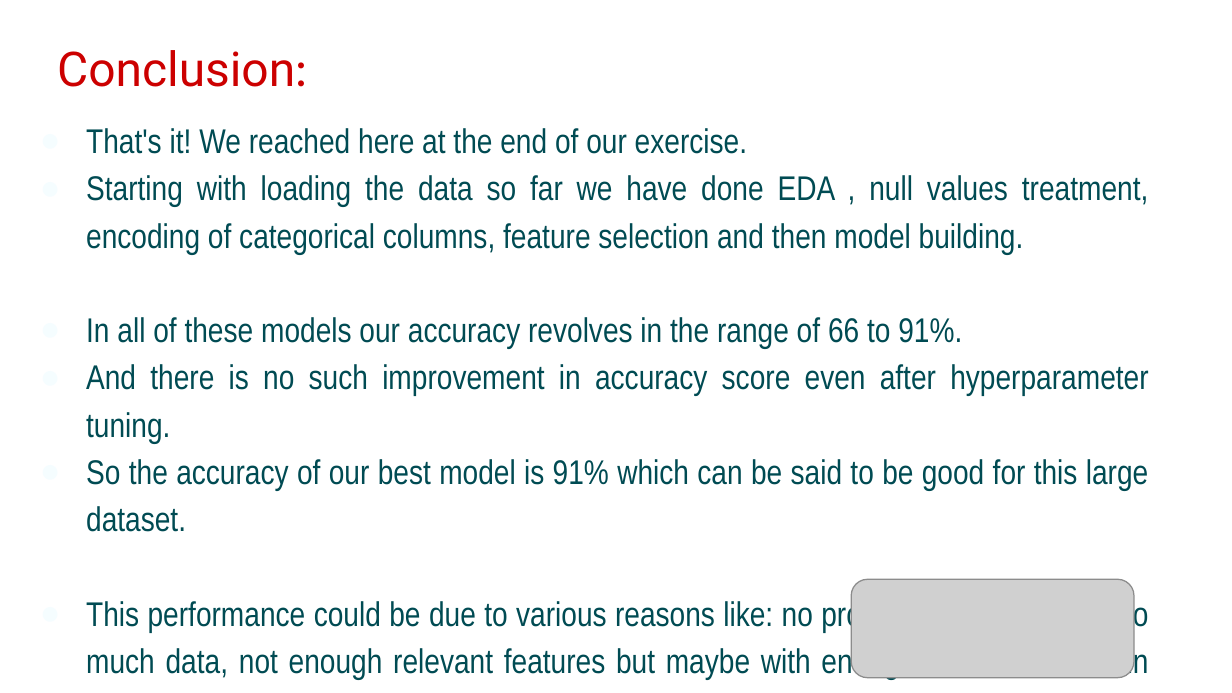
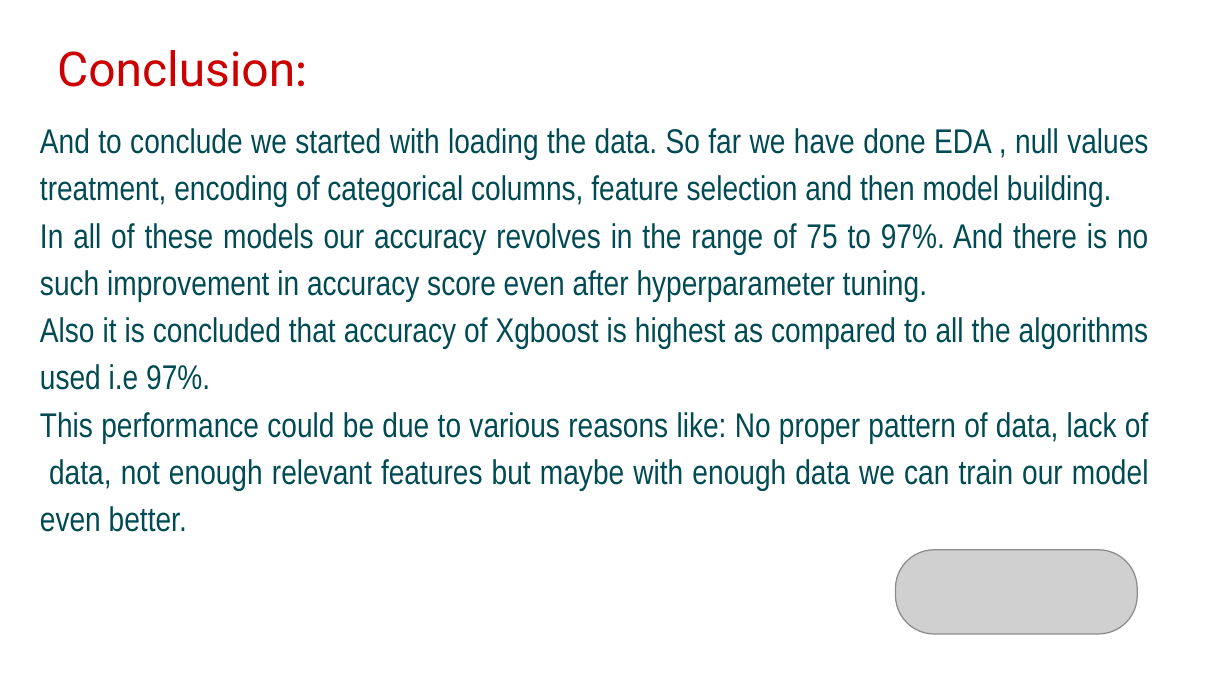
Before and after one commit to ameenattar92/Cardiovascular-Risk-Prediction, a slide deck: slide 30 of CapstoneProject_Cardiovascular RP.pptx. Drawn at 1232x693 pixels with LibreOffice and Linux fonts; fonts in the diff are those of the drawing; grey boxes stand for pictures; background and template pictures are left out. Boxes give left, top, right and bottom in pixels: in the first picture for what was removed or moved away, otherwise in the second. Text is boxed around its words. In the diff, an @@ line names an element or a change of style, - is before the commit and + after.

```diff
--- a/CapstoneProject_Cardiovascular RP.pptx
+++ b/CapstoneProject_Cardiovascular RP.pptx
@@ text at (40, 128, 1149, 532): text changed @@
-● That's it! We reached here at the end of our exercise.
-● Starting with loading the data so far we have done EDA , null values treatment, encoding of categorical columns, feature selection and then model building.
-● In all of these models our accuracy revolves in the range of 66 to 91%.
-● And there is no such improvement in accuracy score even after hyperparameter tuning.
-● So the accuracy of our best model is 91% which can be said to be good for this large dataset.
-● This performance could be due to various reasons like: no proper pattern of data, too much data, not enough relevant features but maybe with enough data we can train out model even better.
+And to conclude we started with loading the data. So far we have done EDA , null values treatment, encoding of categorical columns, feature selection and then model building.
+In all of these models our accuracy revolves in the range of 75 to 97%. And there is no such improvement in accuracy score even after hyperparameter tuning.
+Also it is concluded that accuracy of Xgboost is highest as compared to all the algorithms used i.e 97%.
+This performance could be due to various reasons like: No proper pattern of data, lack of data, not enough relevant features but maybe with enough data we can train our model even better.
@@ picture: place and size @@
-picture at (851, 579, 1135, 678)
+picture at (896, 549, 1137, 633)
```
Also in this commit, not shown: 2 other slides changed.
